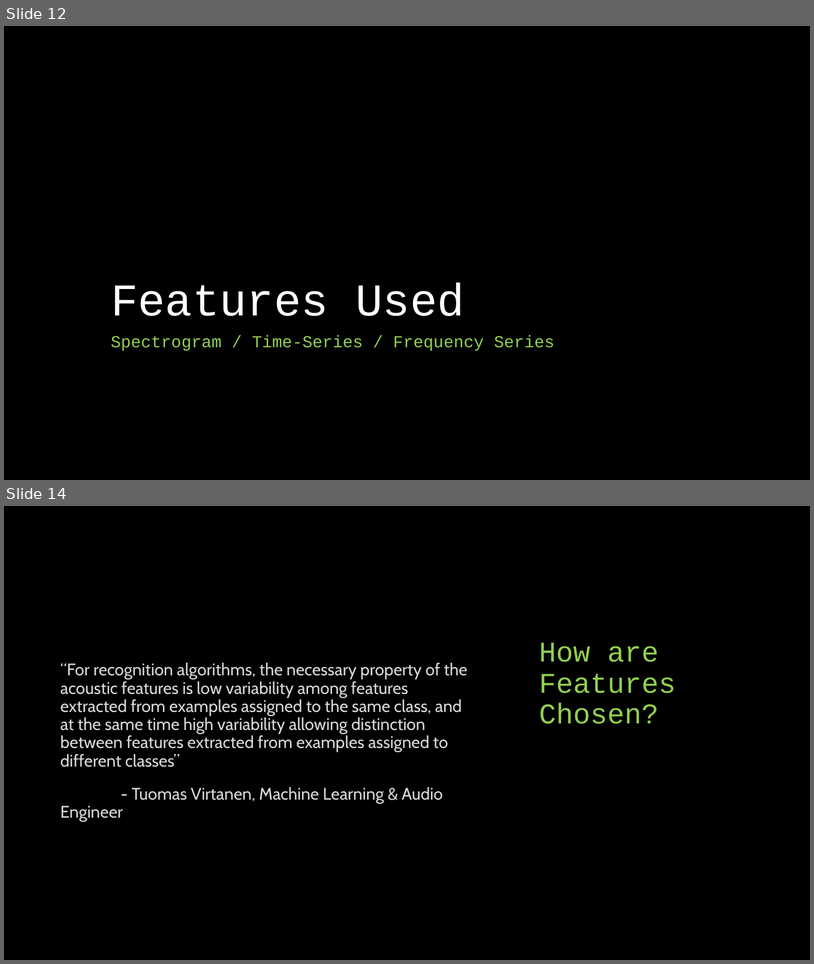
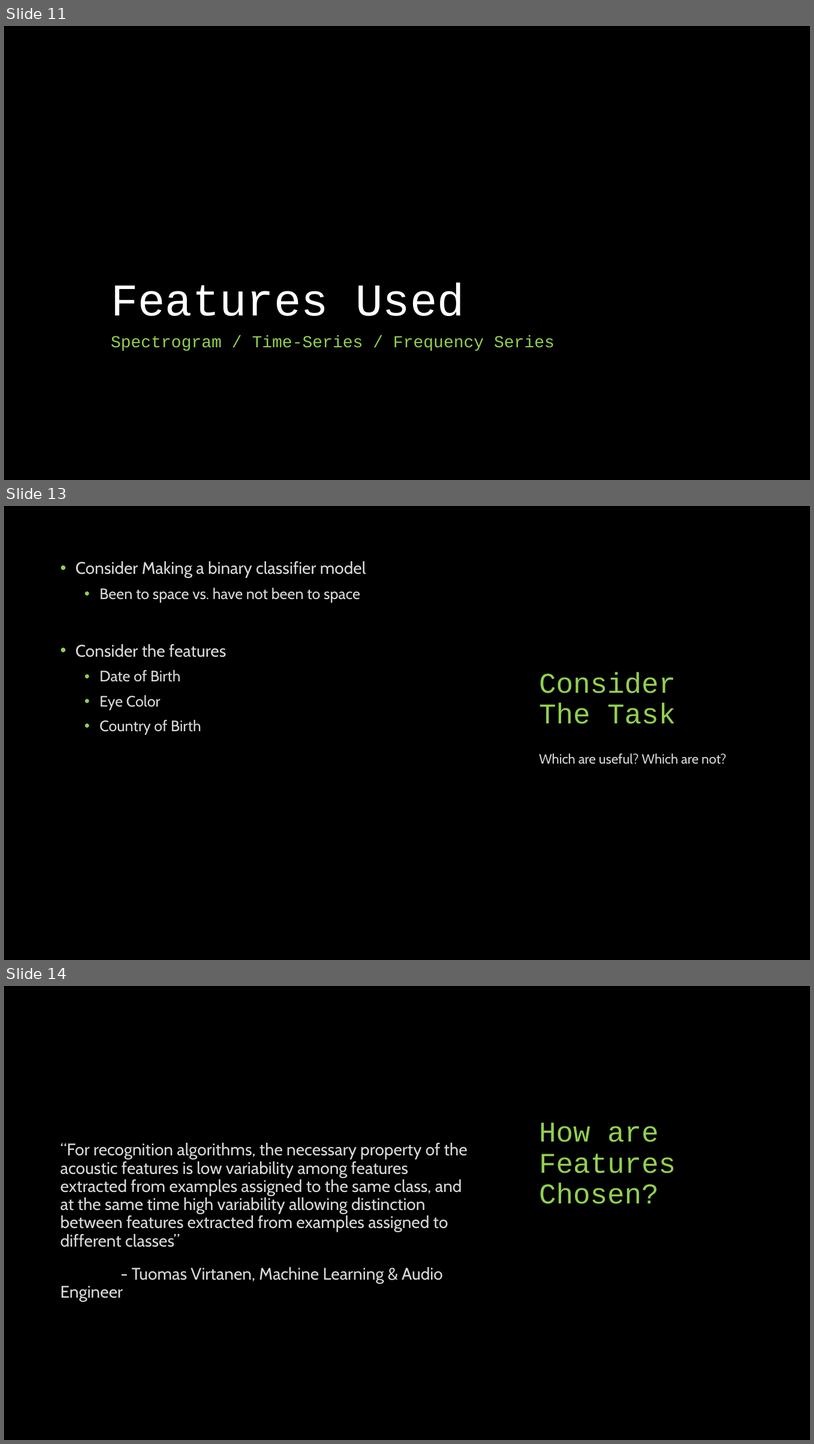
Before and after one commit to landonbuell/Buell-Senior-Thesis, a slide deck: Thesis/CapstonePresentaion/Classifying Chaotic Synthesizers with a Multimodal Neural Network.pptx. Shown one above the other, each under a label of ours: slides 12 and 14 before the commit, slides 11, 13 and 14 after it; the slides between them are not shown. The pictures are 814x964 and 814x1444 pixels, drawn with LibreOffice and Linux fonts; fonts in the diff are those of the drawing. Boxes give left, top, right and bottom in pixels: in the first picture for what was removed or moved away, otherwise in the second. Text is boxed around its words. In the diff, an @@ line names an element or a change of style, - is before the commit and + after.

```diff
--- a/Thesis/CapstonePresentaion/Classifying Chaotic Synthesizers with a Multimodal Neural Network.pptx
+++ b/Thesis/CapstonePresentaion/Classifying Chaotic Synthesizers with a Multimodal Neural Network.pptx
@@ slide 13 added at (x1=4, y1=506, x2=810, y2=960), background #000000 @@
@@ text added at (x1=75, y1=561, x2=366, y2=735), 18 pt, text #D9D9D9 @@
+• Consider Making a binary classifier model
+  • Been to space vs. have not been to space
+• Consider the features
+  • Date of Birth
+  • Eye Color
+  • Country of Birth
@@ title added at (x1=539, y1=672, x2=676, y2=724), 34 pt, text #92D050 @@
+Consider The Task
@@ text added at (x1=539, y1=753, x2=726, y2=764), 16 pt, text #D9D9D9 @@
+Which are useful? Which are not?
@@ what was slide 12 is now slide 11 @@
```
Also in this commit, not shown: 4 slides changed, 3 other slides added, 2 other files.
